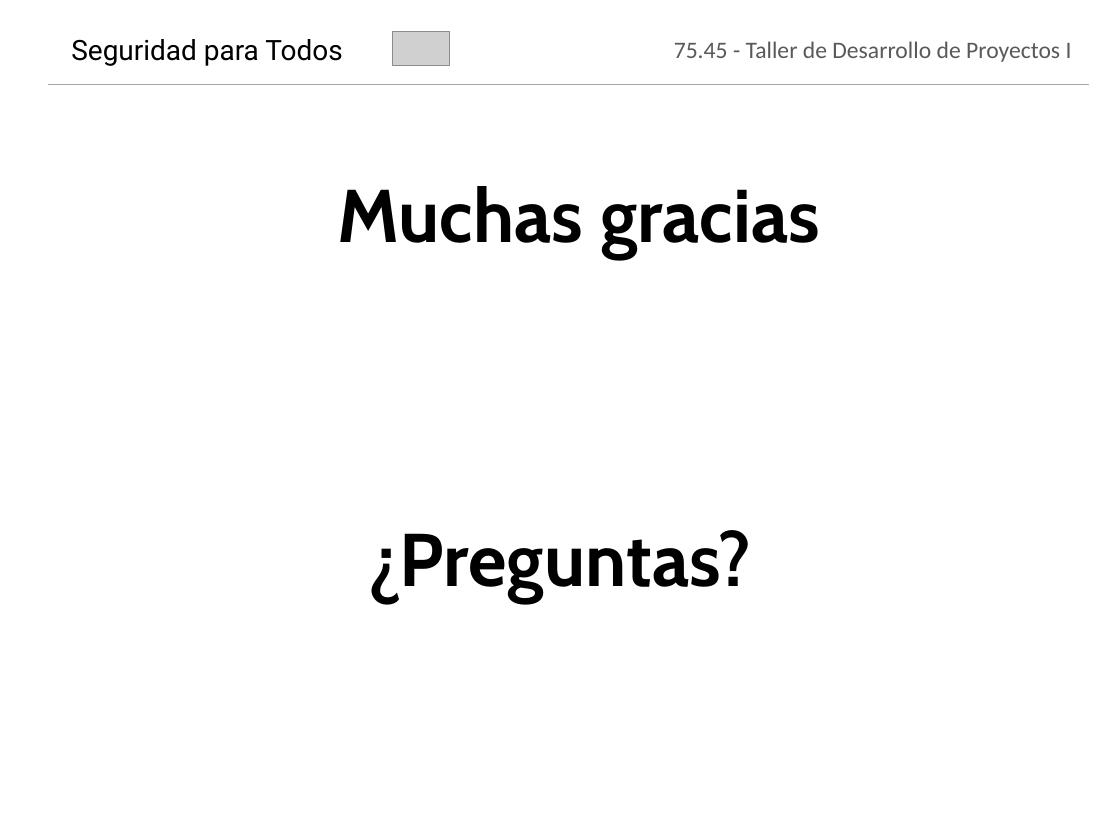
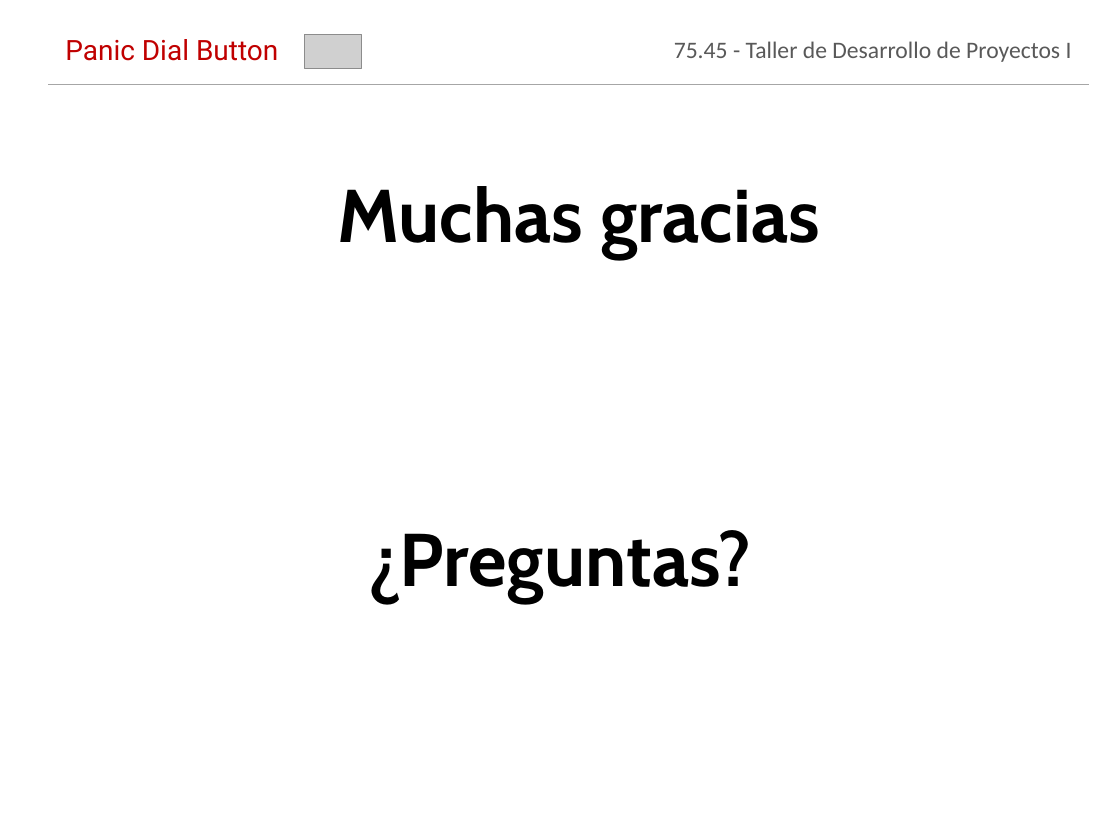
Before and after one commit to jmonetti/2012-1er-taller-de-desarrollo-de-proyectos-i, a slide deck: slide 7 of docs/Presentacion.pptx. Drawn at 1120x840 pixels with LibreOffice and Linux fonts; fonts in the diff are those of the drawing; grey boxes stand for pictures; background and template pictures are left out. Boxes give left, top, right and bottom in pixels: in the first picture for what was removed or moved away, otherwise in the second. Text is boxed around its words. In the diff, an @@ line names an element or a change of style, - is before the commit and + after.

```diff
--- a/docs/Presentacion.pptx
+++ b/docs/Presentacion.pptx
@@ title added at (65, 39, 278, 61), 18 pt, text #C00000 @@
+Panic Dial Button
@@ title removed at (71, 39, 342, 66) @@
-Seguridad para Todos
@@ picture: place and size @@
-picture at (392, 32, 449, 66)
+picture at (305, 35, 362, 68)
```
Also in this commit, not shown: 5 other slides changed, 10 other files.
